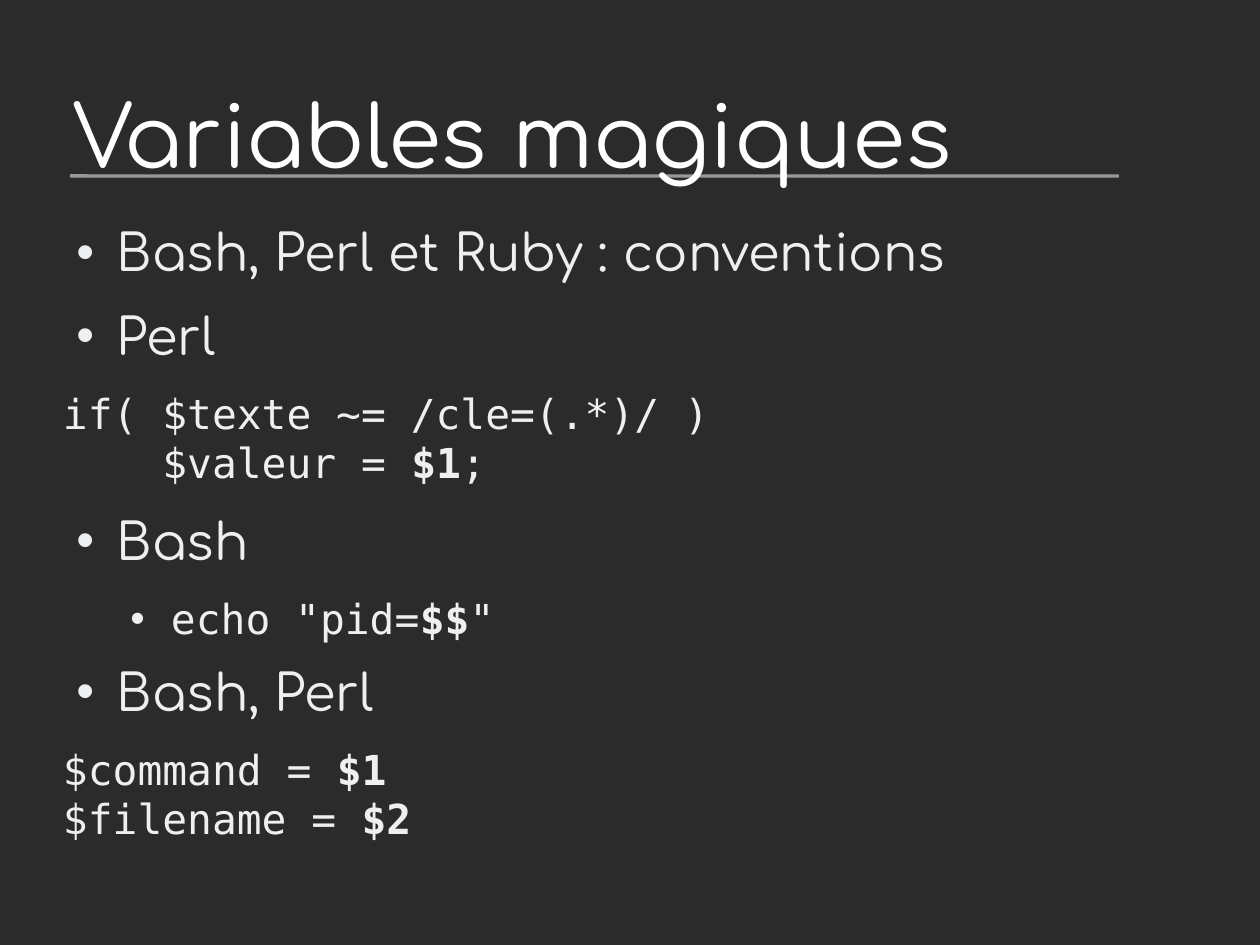
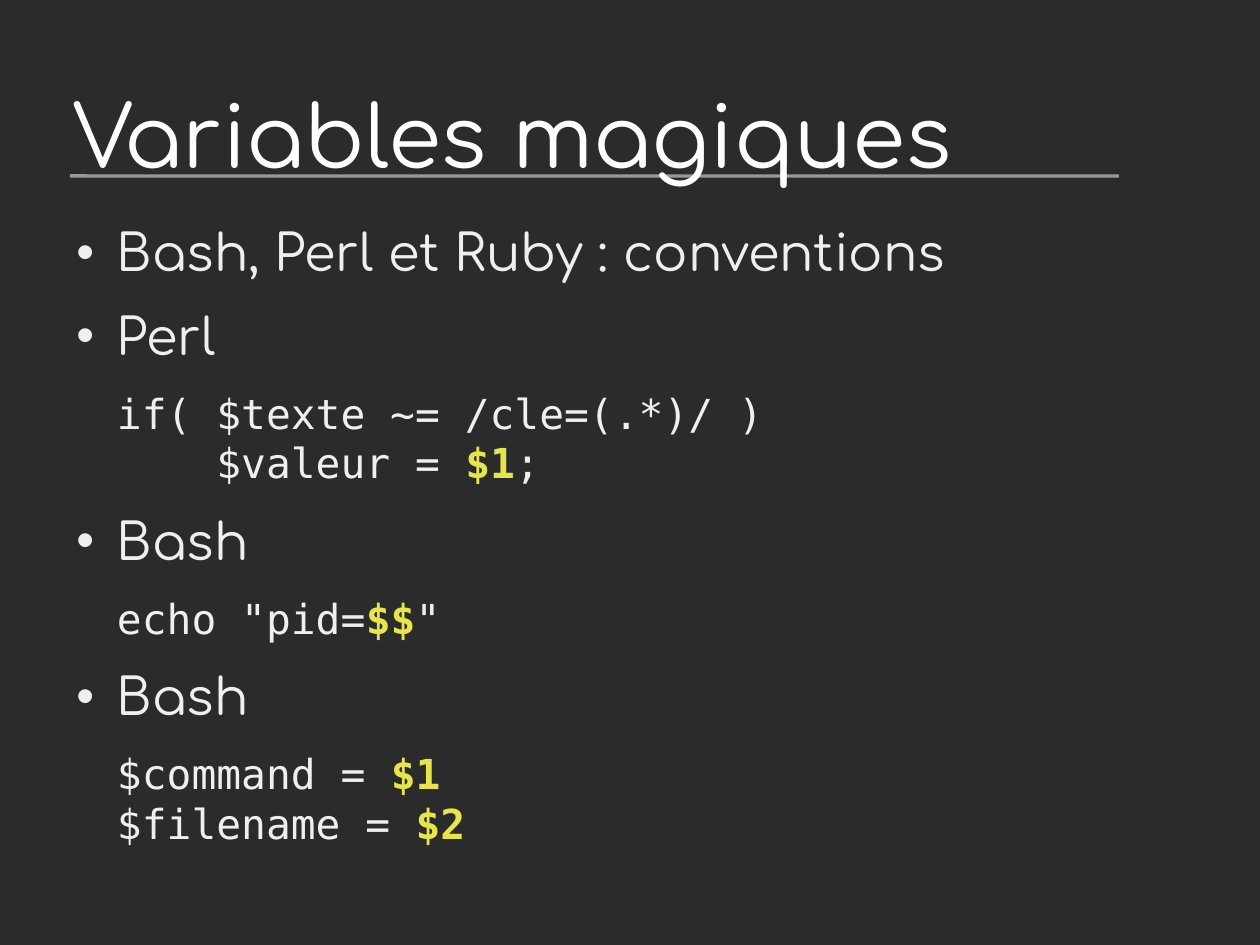
Before and after one commit to vstinner/talks, a slide deck: slide 17 of 2011-PyconFR-Rennes/langage/langage_homogene.odp. Drawn at 1260x945 pixels with LibreOffice and Linux fonts; fonts in the diff are those of the drawing; background and template pictures are left out; a plain dark background stands for a picture behind light text. Boxes give left, top, right and bottom in pixels: in the first picture for what was removed or moved away, otherwise in the second. Text is boxed around its words. In the diff, an @@ line names an element or a change of style, - is before the commit and + after.

```diff
--- a/2011-PyconFR-Rennes/langage/langage_homogene.odp
+++ b/2011-PyconFR-Rennes/langage/langage_homogene.odp
@@ text at (x1=117, y1=397, x2=713, y2=845): text colour #EEEFF0 to #E6E64C in "$1;", ""pid=$$"", "$1 $2"; indent changed; bullet • to none; list level 2 to 1 in "echo "pid=$$"" @@
@@ text at (x1=117, y1=675, x2=248, y2=716): text changed @@
-• Bash, Perl
+• Bash
```
Also in this commit, not shown: 17 other slides changed, 11 slides added, 12 slides removed, 3 other files.
